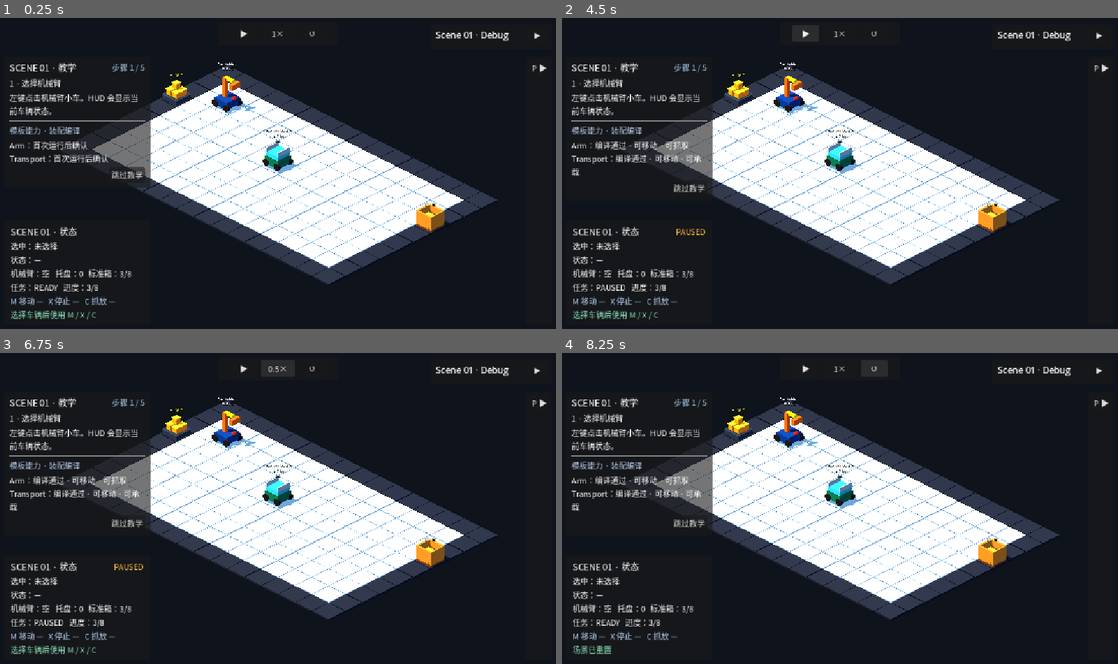
Above: before the commit, frames 1-4 (two rows, left to right).
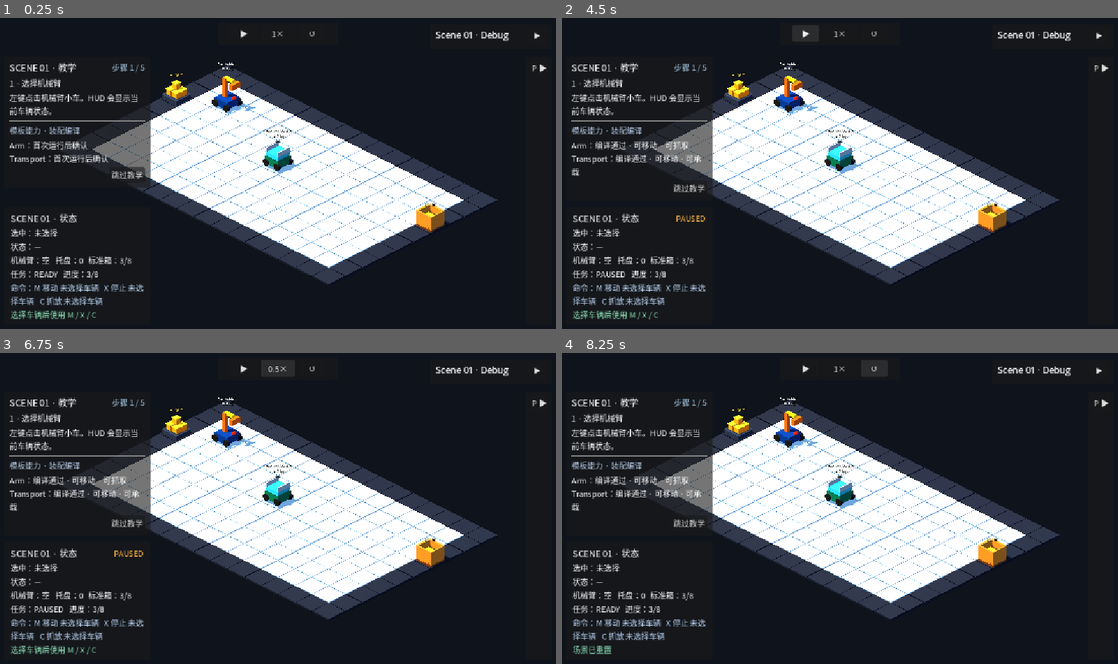
Above: after the commit, the same moments.

Repository: Ri0n72Y/automata
Game: Godot game, scene res://scenes/scene_01/scene_01_basic_packing.tscn
Two runs of this game, one before a commit and one after it. Both use one fixed random seed, a clock stepped at 60 frames per second and the inputs below.
Inputs:
- Up to frame 1 (0.25 s): no input
- Up to frame 2 (4.5 s): click "跳过教学" at 0.5 s; click "P ▶" at 1.25 s; click "▶" at 2 s; click "教学" at 2.75 s; click "▶" at 3.5 s; click "⏸" at 4.25 s
- Up to frame 3 (6.75 s): click "1×" at 5 s; click "2×" at 5.75 s; click "4×" at 6.5 s
- Up to frame 4 (8.25 s): click "0.5×" at 7.25 s; click "↺" at 8 s

The runs differ from the first frame. In frame 1, 1.8% of the frame differs, in the area x 1-26%, y 62-93%; in frame 2, 2.0%; in frame 3, 2.0%; in frame 4, 1.8%.

Commit message:
fix(scene-01): preserve HUD availability wording contract

Diff:
--- a/scripts/scene_01/scene_01_hud.gd
+++ b/scripts/scene_01/scene_01_hud.gd
@@ -118,9 +118,9 @@
 
 func _command_availability_text(motion_state: int, selected_id: StringName) -> String:
 	if selected_id == &"":
-		return "M 移动 —   X 停止 —   C 抓放 —"
+		return "命令：M 移动 未选择车辆   X 停止 未选择车辆   C 抓放 未选择车辆"
 	if _scene_controller.is_scene_paused():
-		return "M 移动 暂停   X 停止 暂停   C 抓放 暂停"
+		return "命令：M 移动 暂停   X 停止 暂停   C 抓放 暂停"
 
 	var vehicle = _vehicle_manager.get_vehicle_by_id(selected_id)
 	var definition = vehicle.definition if vehicle != null else null
@@ -139,29 +139,29 @@
 
 	var move_text := "可用"
 	if not can_move:
-		move_text = "无能力"
+		move_text = "车辆无移动能力"
 	elif busy:
-		move_text = "忙碌"
+		move_text = "车辆忙碌"
 	elif _grid_selection.is_live_target_mode():
-		move_text = "选点中"
+		move_text = "选择目标中"
 
 	var stop_text := (
 		"可用"
 		if motion_state == VehicleRuntimeStateScript.MotionState.MOVING
-		else "未移动"
+		else "车辆未移动"
 	)
 
-	var grab_text := "无目标"
+	var grab_text := "无有效交互目标"
 	if not can_grab:
-		grab_text = "无机械臂"
+		grab_text = "车辆无机械臂"
 	elif busy:
-		grab_text = "忙碌"
+		grab_text = "车辆忙碌"
 	elif _grid_selection.is_live_target_mode():
-		grab_text = "选点中"
+		grab_text = "移动选点中"
 	elif _grab_drop_controller.is_interaction_preview_valid():
 		grab_text = "可用"
 
-	return "M 移动 %s   X 停止 %s   C 抓放 %s" % [
+	return "命令：M 移动 %s   X 停止 %s   C 抓放 %s" % [
 		move_text,
 		stop_text,
 		grab_text,
